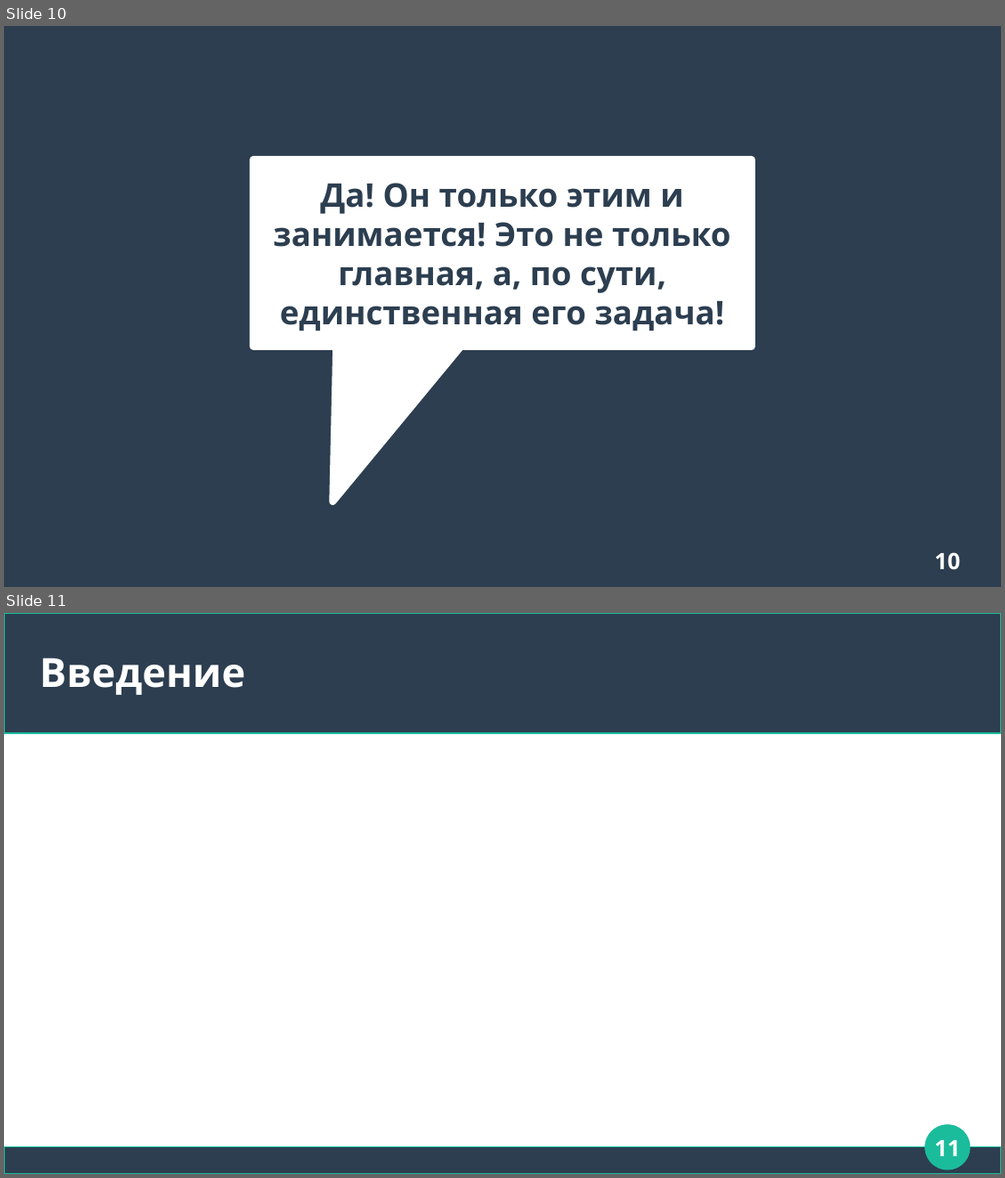
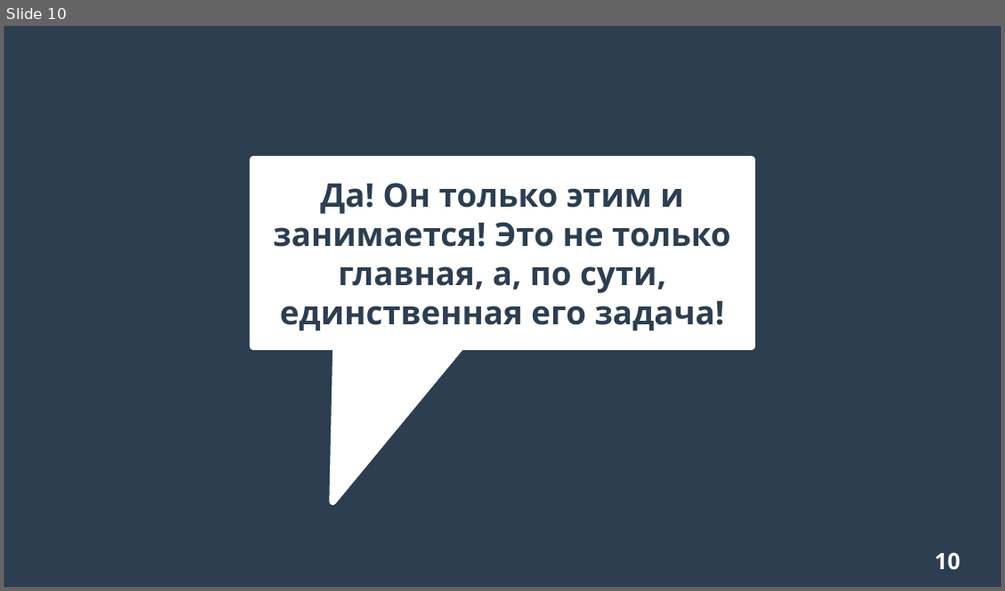
Before and after one commit to Chularev/articles, a slide deck: Psychology/4. аллостаз.odp. Shown one above the other, each under a label of ours: slides 10 and 11 before the commit, slide 10 after it. The pictures are 1005x1178 and 1005x591 pixels, drawn with LibreOffice and Linux fonts; fonts in the diff are those of the drawing. Boxes give left, top, right and bottom in pixels: in the first picture for what was removed or moved away, otherwise in the second. Text is boxed around its words. In the diff, an @@ line names an element or a change of style, - is before the commit and + after.

```diff
--- a/Psychology/4. аллостаз.odp
+++ b/Psychology/4. аллостаз.odp
@@ slide 11 removed at <box>4,613,1001,1174</box>, background #FFFFFF @@
@@ rectangle removed at <box>4,613,1001,733</box> @@
@@ title removed at <box>40,657,245,695</box> @@
-Введение
@@ ellipse removed at <box>926,1125,970,1169</box> @@
@@ page number removed at <box>934,1140,960,1156</box> @@
-11
@@ rectangle removed at <box>4,1148,1001,1174</box> @@
```
Also in this commit, not shown: 1 slide added.
